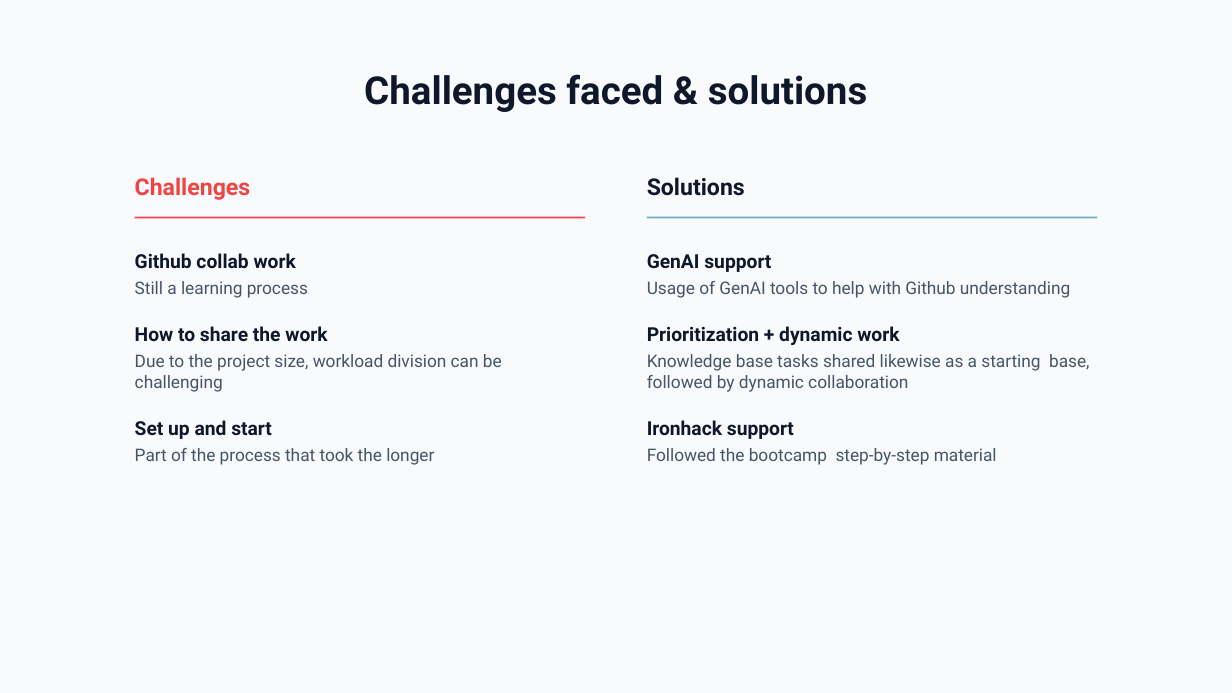
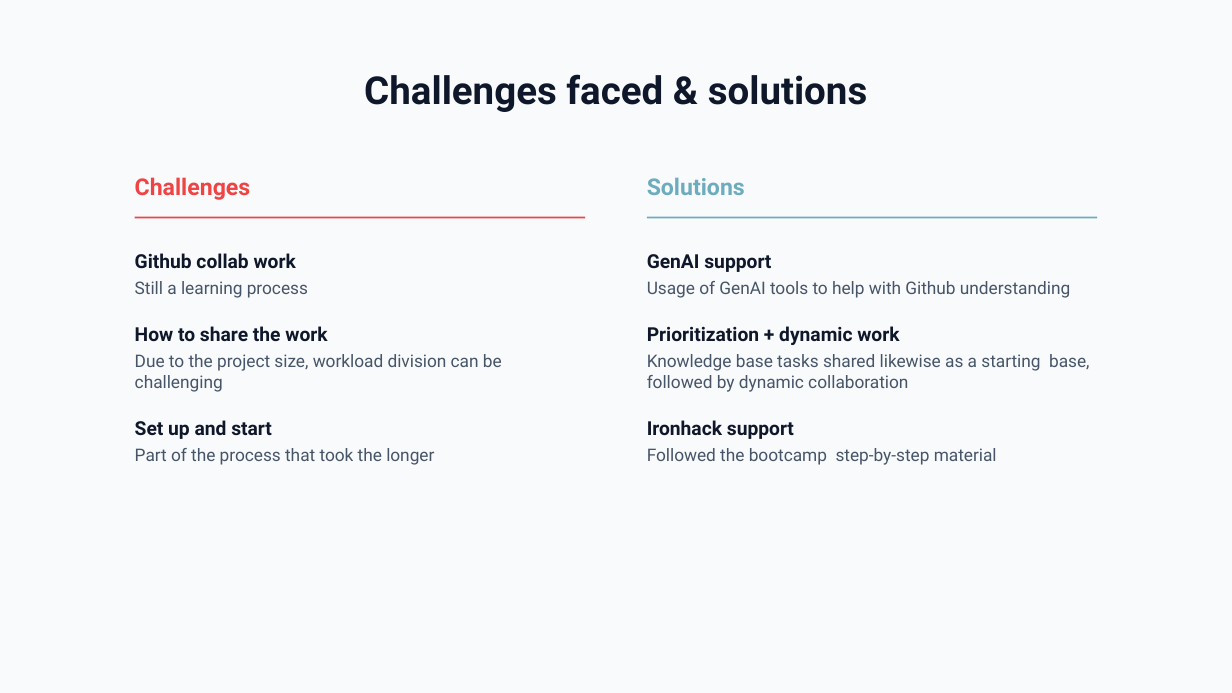
Before and after one commit to Max-Kem/AI-Content-Creator---Group-7, a slide deck: slide 10 of PPT/Project 2 - Group 7 (Barsha, Julia, Maximilian).pptx (slide 9 before the commit). Drawn at 1232x693 pixels with LibreOffice and Linux fonts; fonts in the diff are those of the drawing. Boxes give left, top, right and bottom in pixels: in the first picture for what was removed or moved away, otherwise in the second. Text is boxed around its words. In the diff, an @@ line names an element or a change of style, - is before the commit and + after.

```diff
--- a/PPT/Project 2 - Group 7 (Barsha, Julia, Maximilian).pptx
+++ b/PPT/Project 2 - Group 7 (Barsha, Julia, Maximilian).pptx
@@ text "Solutions" at (647, 177, 745, 195): text colour #0F172A to #6DACBE @@
```
Also in this commit, not shown: 3 other slides changed, 1 slide added.
